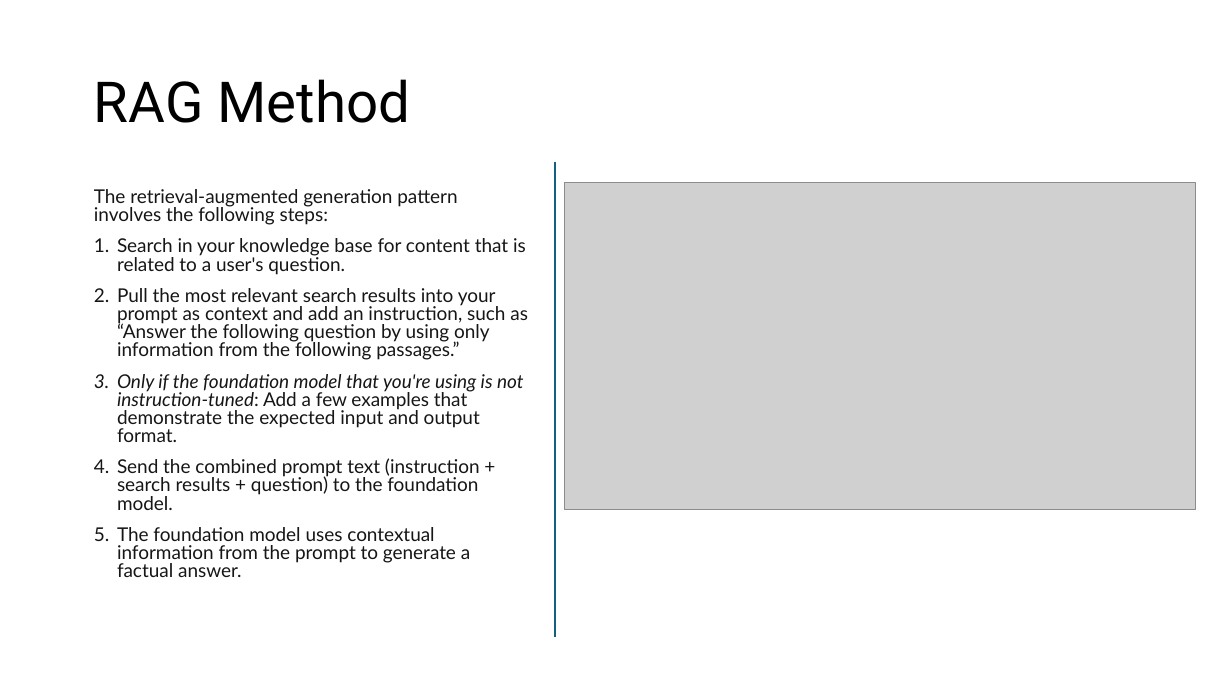
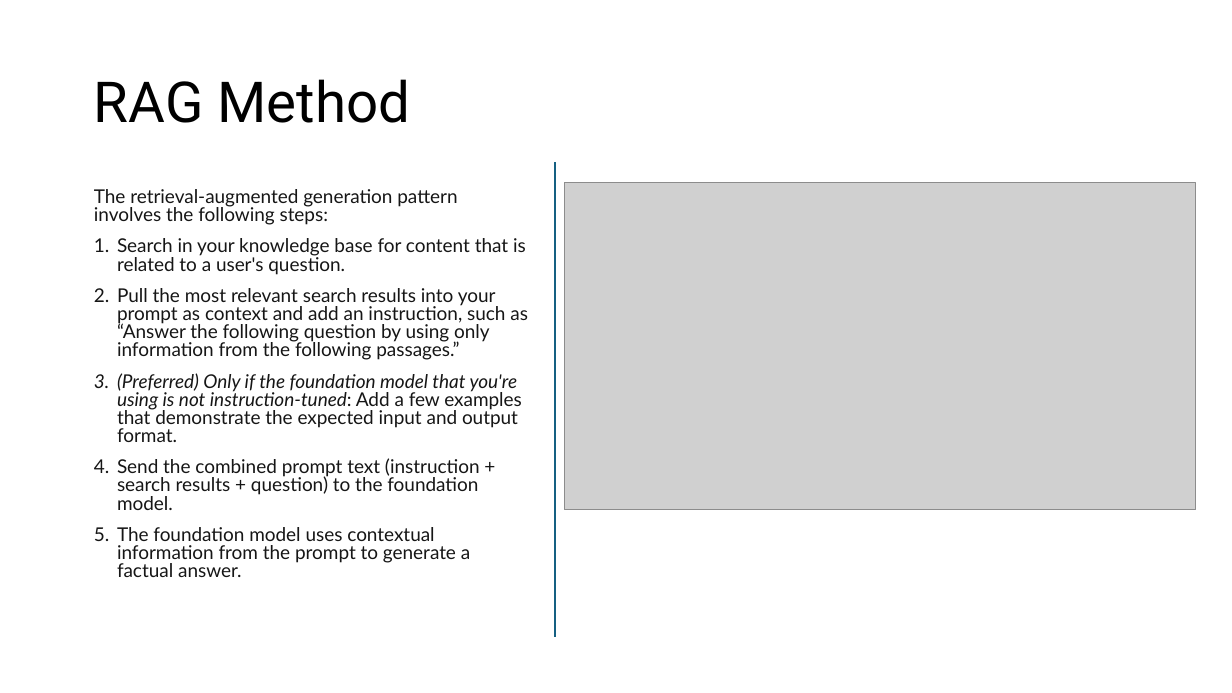
Before and after one commit to Haybu/NCU_CISCON_Conference_2024, a slide deck: slide 5 of wxai-conference_workshop_light.pptx. Drawn at 1232x693 pixels with LibreOffice and Linux fonts; fonts in the diff are those of the drawing; grey boxes stand for pictures. Boxes give left, top, right and bottom in pixels: in the first picture for what was removed or moved away, otherwise in the second. Text is boxed around its words. In the diff, an @@ line names an element or a change of style, - is before the commit and + after.

```diff
--- a/wxai-conference_workshop_light.pptx
+++ b/wxai-conference_workshop_light.pptx
@@ text at [117, 373, 522, 442]: text changed; italic on @@
-3. Only if the foundation model that you're using is not instruction-tuned: Add a few examples that demonstrate the expected input and output format.
+3. (Preferred) Only if the foundation model that you're using is not instruction-tuned: Add a few examples that demonstrate the expected input and output format.
```
Also in this commit, not shown: 8 other slides changed, 2 other files.
